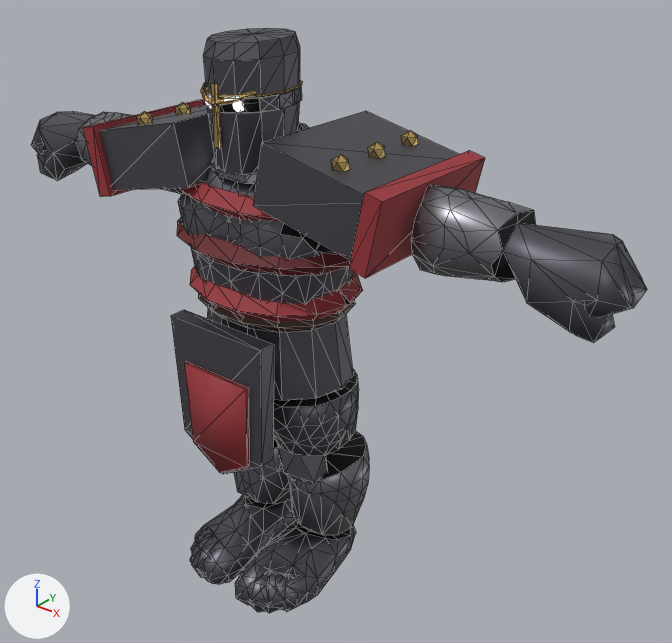
A saved change to the glTF model game/assets/genius/forms/panoply-siege-plate.glb.
Before and after are seen from a camera (50 mm lens) standing at (0.639, -0.713, 0.767) and looking at (0.049, 0.025, 0.31). The axes (+X, +Y, +Z) are drawn at lower left. The lights are the same throughout. The first picture is the older version. Mesh edges are drawn as thin lines on the coarser meshes. Vertices at exactly the same position are counted once.

Objects in the first picture: 'Body' and 1 more.
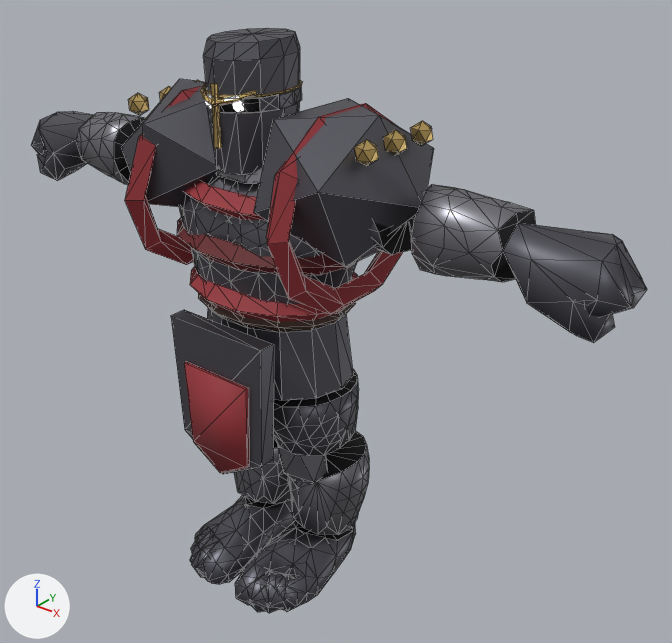
Location of each change, (x1, y1, x2, y2) in pixels of the pictures (672 x 643 px; the box of a moved part takes in the faces that stretch with it):
part 1 of me_body, added (orange): after (355, 140, 379, 166)
part 2 of me_body, added (orange): after (384, 130, 407, 154)
part 3 of me_body, added (orange): after (411, 121, 433, 146)
part 4 of me_body, added: after (128, 93, 149, 115)
part 5 of me_body, added: after (159, 86, 171, 101)
part 6 of me_body, rebuilt (13% narrower, 13% taller): before (253, 111, 459, 260); after (254, 98, 434, 267)
part 7 of me_body, rebuilt (17% narrower, 48% taller): before (98, 104, 215, 190); after (121, 79, 218, 207)
part 8 of me_body, added (red): after (266, 103, 403, 315)
part 9 of me_body, added (red): after (125, 86, 201, 265)
part 10 of me_body, deleted: before (137, 102, 418, 172)
part 11 of me_body, moved or reshaped: before (76, 99, 533, 581); after (76, 112, 533, 581)

Patch to the scene script:
```diff
--- a/game/assets/genius/forms/panoply-siege-plate.glb.py
+++ b/game/assets/genius/forms/panoply-siege-plate.glb.py
@@ me_body @@
 # used by ob_body; location = (0.0, 0.0, 0.0)
-me_body.from_pydata(...)  # 1880 vertices, 3638 faces; spans x -0.399..0.4, y -0.13..0.07, z -0.018..0.625
+me_body.from_pydata(...)  # 1986 vertices, 3789 faces; spans x -0.399..0.4, y -0.136..0.1, z -0.018..0.625
+# me_body part 1: a new loose piece, an icosphere of 20 faces spanning x 0.142..0.164, y -0.072..-0.051, z 0.528..0.552, in mat_brass_trim (orange #ceaf6c)
+# me_body part 2: a new loose piece, an icosphere of 20 faces spanning x 0.142..0.164, y -0.028..-0.007, z 0.528..0.552, in mat_brass_trim (orange #ceaf6c)
+# me_body part 3: a new loose piece, an icosphere of 20 faces spanning x 0.142..0.164, y 0.016..0.037, z 0.528..0.552, in mat_brass_trim (orange #ceaf6c)
+# me_body part 4: a new loose piece, an icosphere of 20 faces spanning x -0.164..-0.142, y -0.072..-0.051, z 0.528..0.552, in mat_brass_trim (orange #ceaf6c)
+# me_body part 5: a new loose piece, an icosphere of 20 faces spanning x -0.164..-0.142, y -0.028..-0.007, z 0.528..0.552, in mat_brass_trim (orange #ceaf6c)
+# me_body part 6: the loose piece of 8 vertices spanning x 0.045..0.193, y -0.097..0.062, z 0.448..0.541 is rebuilt with 12 vertices and now spans x 0.006..0.188, y -0.11..0.075, z 0.426..0.563
+# me_body part 7: the loose piece of 8 vertices spanning x -0.193..-0.045, y -0.097..0.062, z 0.448..0.541 is rebuilt with 12 vertices and now spans x -0.174..-0.02, y -0.11..0.075, z 0.423..0.566
+# me_body part 8: a new loose piece of 42 vertices spanning x 0.078..0.119, y -0.136..0.1, z 0.364..0.562, in mat_accent (red #993138)
+# me_body part 9: a new loose piece of 42 vertices spanning x -0.119..-0.078, y -0.136..0.1, z 0.364..0.562, in mat_accent (red #993138)
+# me_body part 10: 6 loose pieces with 72 vertices, spanning x -0.141..0.141, y -0.08..0.045, z 0.518..0.538, are deleted
+# me_body part 11: 28 vertices moved from x -0.158..0.286, y -0.055..0.049, z 0.008..0.504 to x -0.159..0.286, y -0.054..0.051, z 0.006..0.503; 158 vertices removed from x -0.288..0.226, y -0.102..0.067, z -0.015..0.525; 172 vertices added at x -0.289..0.271, y -0.099..0.057, z -0.018..0.525
+# other edits to the shape of me_body do not show in these pictures
 me_body.materials.append(mat_void)
```
